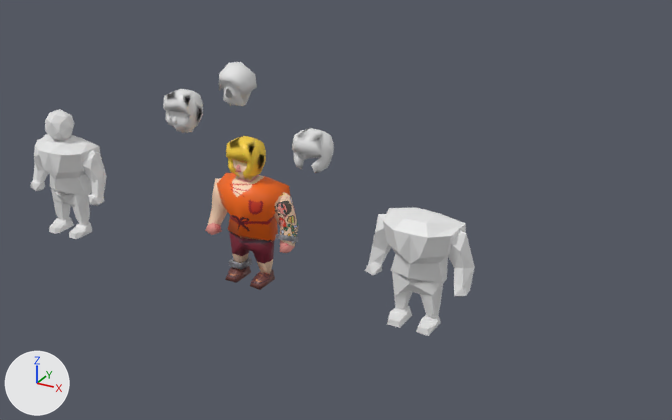
A saved change to the Blender file Assets/Models/Charchters/Boxer2.blend.
Before and after are seen from a 50 mm camera at (79.2, -114.9, 73.6) aimed at (9.7, 11.4, 10.5). Lighting does not change. The marker at lower left points along +X, +Y and +Z.

The first picture shows 'Arm', 'Arm.001', 'Bottom', 'Bottom.001', 'ConvictModel', 'ConvictModel.001', 'Hair', 'Icosphere', 'Icosphere.001', 'Top', 'Top.001'.
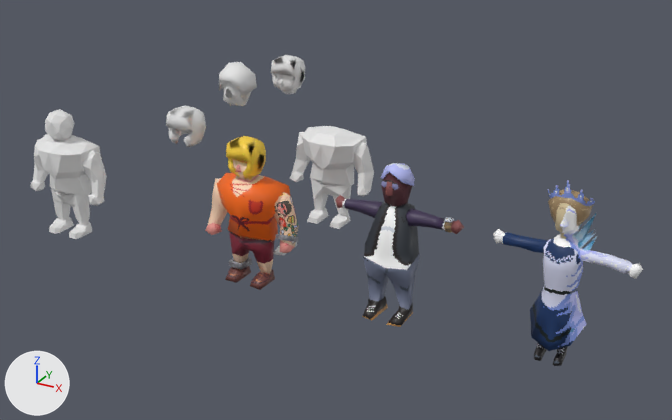
ob_convictparts is not drawn itself; it is the parent of ob_arm_001, ob_bottom_001, ob_icosphere_001, ob_shoel_001, ob_shoer_001, ob_top_001.

The change, as a list of edits to the scene's bpy script:
```text
Add mat_crown:
    mat_crown = bpy.data.materials.new('Crown')
    # uses the picture img_crownuv_png
Change ob_icosphere_001:
    ob_icosphere_001.location: (-42.34, 0.373, 6.101) -> (-9.0, 0.373, 6.101)
Change ob_convictparts:
    ob_convictparts.location: (30.0, 0.0, 0.0) -> (0.0, 27.0, 0.0)
Change ob_hair:
    ob_hair.location: (12.1, 0.0, 25.1) -> (-11.7, 0.0, 25.1)
Add ob_shoes:
    ob_shoes = bpy.data.objects.new('Shoes', me_cube_009)  # 46 vertices, 50 faces; spans x -2.79..2.91, y -5.98..0.78, z -0.1..2.94; in mat_shoeuv (picture img_maidshoesuv_png)
    ob_shoes.parent = ob_maidbottom
    ob_shoes.location = (50.7, 3.72, -0.459)
    ob_shoes.scale = (0.894, 0.812, 0.812)
Add ob_maidbottom:
    ob_maidbottom = bpy.data.objects.new('MaidBottom', me_cylinder_011)  # 34 vertices, 34 faces; spans x -0.92..0.95, y -0.58..0.15, z 0.29..1.76; in mat_maidlegsuv (picture img_maidlegsuv_png)
    ob_maidbottom.parent = ob_maid
    ob_maidbottom.location = (50.7, 3.72, -0.459)
    ob_maidbottom.scale = (2.48, 3.28, 4.57)
Add ob_maid:
    ob_maid = bpy.data.objects.new('Maid', me_cylinder_009)  # 160 vertices, 192 faces, 1 loose edge; spans x -9.5..10.2, y -5.0..2.8, z 1.6..14.5; in mat_body (picture img_maidbodyuv_png), mat_ice (picture img_iceblock_png)
    ob_maid.location = (50.7, 3.7, -0.4)
    ob_maid.scale = (1.08, 0.975, 1.57)
Add ob_crown:
    ob_crown = bpy.data.objects.new('Crown', me_plane)  # 24 vertices, 10 faces; spans x -3.44..4.36, y 24.16..28.83, z 1.26..2.83
    ob_crown.parent = ob_maid_head
    ob_crown.location = (50.7, 3.72, -0.459)
    ob_crown.rotation_euler = (1.571, 0.0, 0.0)  # degrees (90, 0, 0)
    ob_crown.scale = (0.943, 0.943, 0.943)
Add ob_maid_head:
    ob_maid_head = bpy.data.objects.new('Maid head', me_cylinder_008)  # 64 vertices, 73 faces; spans x -3.98..4.94, y -5.89..1.33, z 27.86..38.18; in mat_headuv (picture img_maidheaduv_png), mat_hairuv (picture img_lightbluehair_png)
    ob_maid_head.parent = ob_maid
    ob_maid_head.location = (50.7, 3.495, 0.898)
    ob_maid_head.scale = (0.653, 0.653, 0.653)
Add ob_shoel_002:
    ob_shoel_002 = bpy.data.objects.new('ShoeL.002', me_cube_005)  # 13 vertices, 15 faces; spans x -0.33..0.316, y -0.706..0.594, z -0.217..0.208
    ob_shoel_002.location = (-0.9, 12.1, 1.1)
    ob_shoel_002.rotation_euler = (0.0, 0.0, 0.122)  # degrees (0, 0, 7)
    ob_shoel_002.scale = (4.0, 4.0, 4.0)
Add ob_bankerhead:
    ob_bankerhead = bpy.data.objects.new('BankerHead', me_sphere)  # 45 vertices, 49 faces; spans x -1.07..1.1, y -0.11..2.08, z 6.96..9.89; in mat_bankerface (picture img_bankerheaduv_png), mat_greyhair (picture img_plateuv_png)
    ob_bankerhead.parent = ob_banker
    ob_bankerhead.location = (26.5, -2.398, 0.283)
    ob_bankerhead.scale = (2.5, 2.5, 2.5)
Add ob_banker:
    ob_banker = bpy.data.objects.new('Banker', me_cube)  # 153 vertices, 170 faces; spans x -4.59..4.59, y -1.08..2.08, z -0.02..7.99; in mat_bankerbody (picture img_bankerbody_png), mat_blackshoes (picture img_bankershoes_png), mat_watch (picture img_watchuv_png)
    ob_banker.location = (25.0, 0.0, 0.0)
    ob_banker.scale = (2.36, 2.36, 2.36)
```

Where the change shows, as pixel boxes (x1, y1, x2, y2) in the pictures (672 x 420 px):
'Top.001', moved
    before: (383, 207, 466, 284)
    after: (302, 126, 367, 187)
'Maid', added
    after: (493, 214, 643, 351)
'Banker', added
    after: (335, 195, 464, 327)
'Arm.001', moved
    before: (365, 214, 475, 297)
    after: (290, 132, 374, 196)
'Hair', moved
    before: (292, 128, 334, 173)
    after: (166, 106, 206, 147)
'Icosphere.001', moved
    before: (163, 89, 203, 133)
    after: (271, 55, 305, 94)
'Bottom.001', moved
    before: (392, 271, 443, 319)
    after: (311, 178, 351, 216)
'Maid head', added
    after: (548, 190, 593, 235)
'BankerHead', added
    after: (380, 163, 415, 206)
'ShoeR.001', moved
    before: (387, 306, 412, 328)
    after: (307, 208, 329, 224)
'ShoeL.001', moved
    before: (416, 314, 441, 336)
    after: (330, 213, 351, 229)
'Shoes', added
    after: (534, 343, 568, 366)
'Crown', added
    after: (547, 180, 595, 206)
'ShoeL.002', added
    after: (274, 242, 297, 255)
